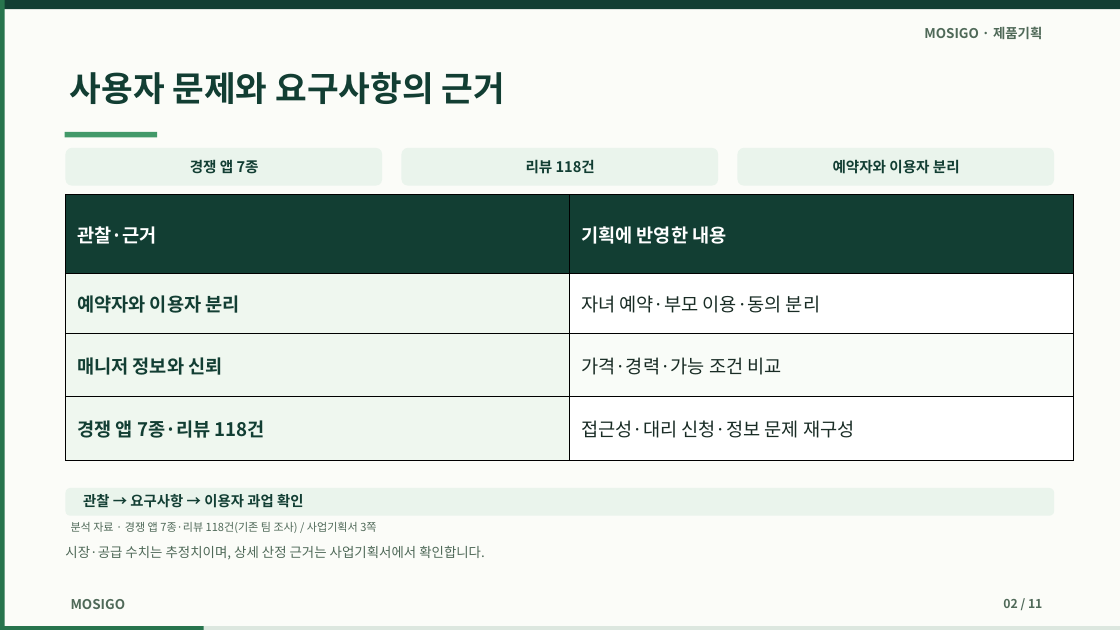
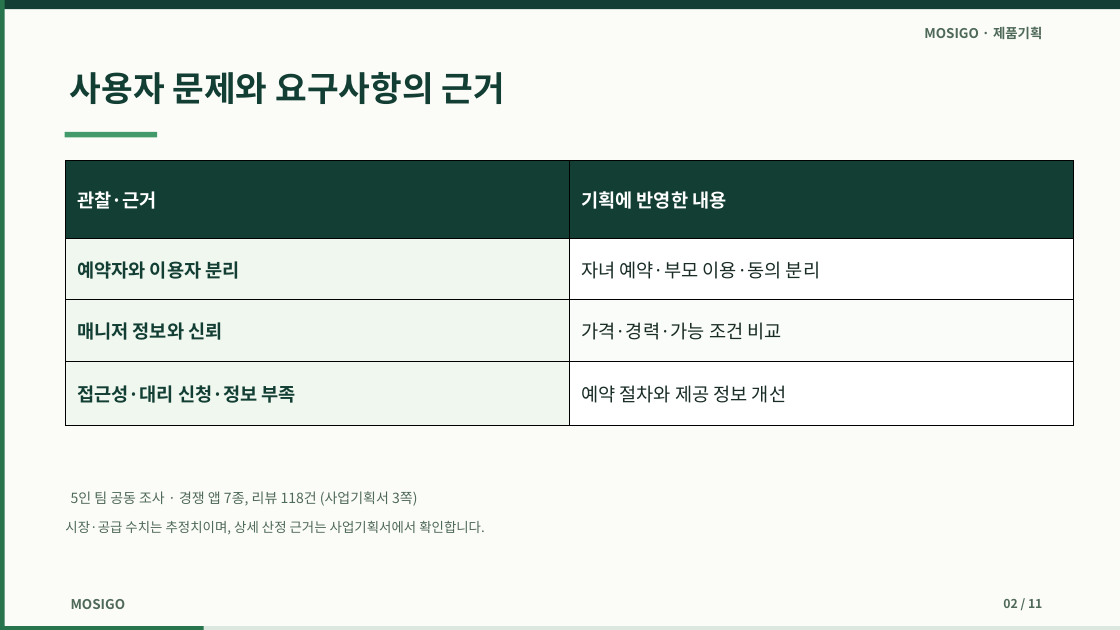
Before and after one commit to dohyunkimmm/mosigo-case-study, a slide deck: slide 2 of downloads/mosigo_report.pptx. Drawn at 1120x630 pixels with LibreOffice and Linux fonts; fonts in the diff are those of the drawing. Boxes give left, top, right and bottom in pixels: in the first picture for what was removed or moved away, otherwise in the second. Text is boxed around its words. In the diff, an @@ line names an element or a change of style, - is before the commit and + after.

```diff
--- a/downloads/mosigo_report.pptx
+++ b/downloads/mosigo_report.pptx
@@ rounded rectangle removed at [66, 148, 382, 186] @@
@@ rounded rectangle removed at [402, 148, 718, 186] @@
@@ rounded rectangle removed at [738, 148, 1054, 186] @@
@@ table at [66, 160, 1074, 413] @@
-row 4, column 1: 경쟁 앱 7종·리뷰 118건
+row 4, column 1: 접근성·대리 신청·정보 부족
-row 4, column 2: 접근성·대리 신청·정보 문제 재구성
+row 4, column 2: 예약 절차와 제공 정보 개선
@@ table: place and size @@
-table at [66, 195, 1074, 448]
+table at [66, 160, 1074, 413]
@@ text removed at [190, 160, 259, 174] @@
-경쟁 앱 7종
@@ text removed at [526, 159, 595, 174] @@
-리뷰 118건
@@ text removed at [833, 159, 960, 174] @@
-예약자와 이용자 분리
@@ rounded rectangle removed at [66, 488, 1054, 516] @@
@@ text at [71, 491, 417, 506]: text changed; size 9.5 to 12 pt @@
-분석 자료 · 경쟁 앱 7종·리뷰 118건(기존 팀 조사) / 사업기획서 3쪽
+5인 팀 공동 조사 · 경쟁 앱 7종, 리뷰 118건 (사업기획서 3쪽)
@@ text removed at [83, 494, 303, 508] @@
-관찰 → 요구사항 → 이용자 과업 확인
@@ text "시장·공급 수치는 추정치이며, 상세 산정 ...": place and size @@
-text "시장·공급 수치는 추정치이며, 상세 산정 ..." at [65, 546, 485, 560]
+text "시장·공급 수치는 추정치이며, 상세 산정 ..." at [65, 521, 485, 535]
```
Also in this commit, not shown: 2 other slides changed, 10 other files.
